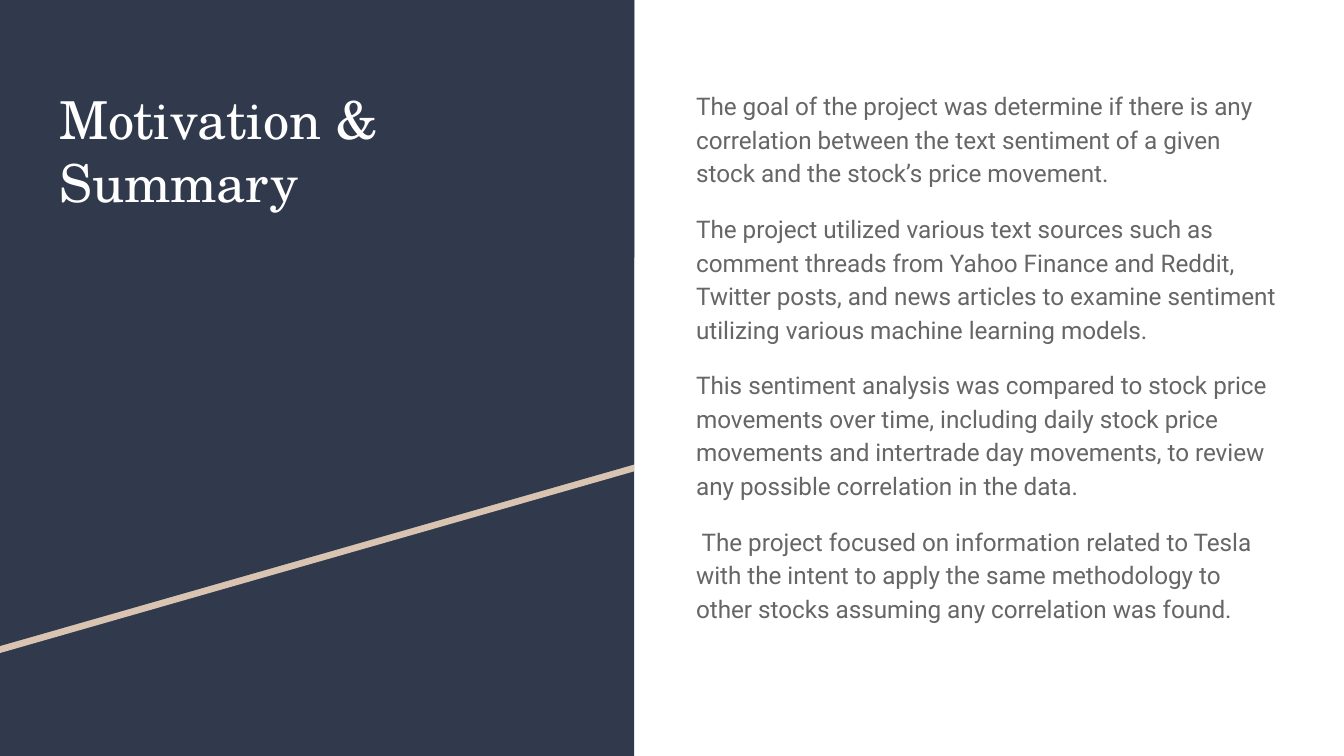
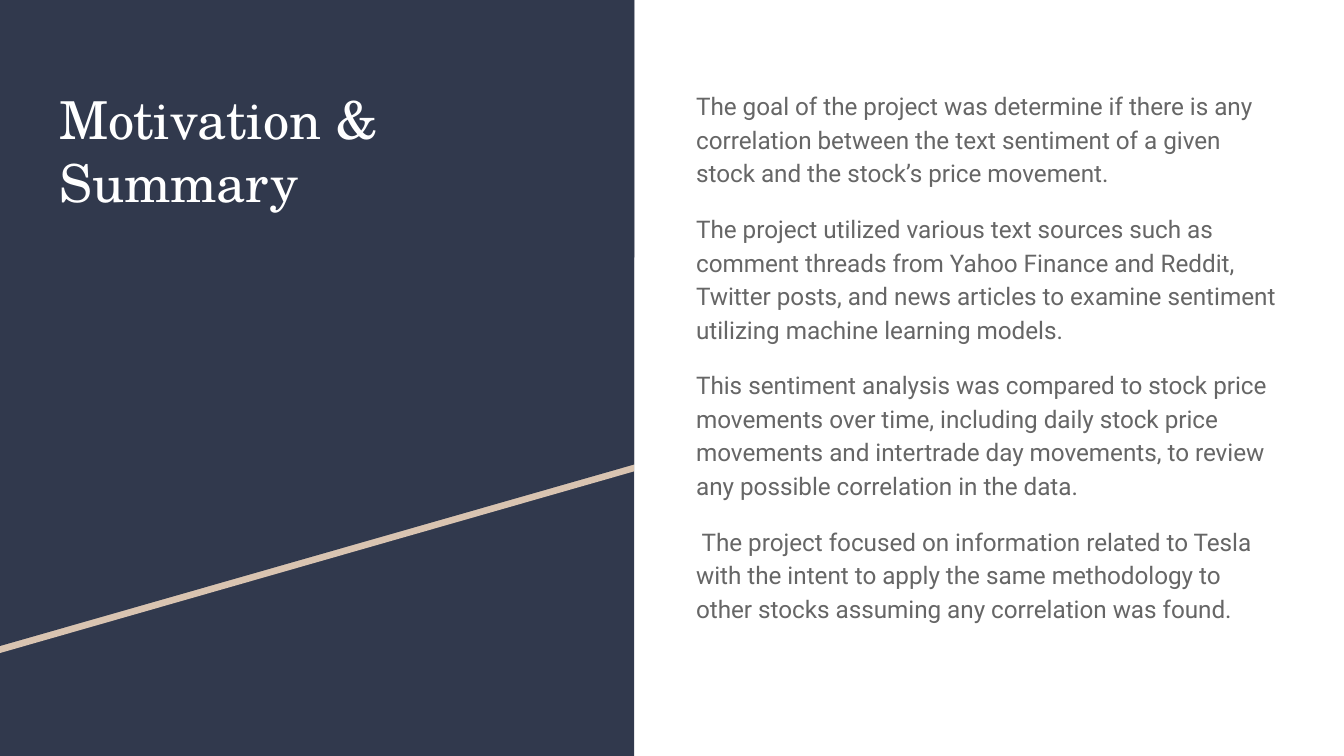
Before and after one commit to coolwonny/SNS-sentiment-and-stock-price-movement, a slide deck: slide 2 of Project_Presentation.pptx. Drawn at 1344x756 pixels with LibreOffice and Linux fonts; fonts in the diff are those of the drawing. Boxes give left, top, right and bottom in pixels: in the first picture for what was removed or moved away, otherwise in the second. Text is boxed around its words. In the diff, an @@ line names an element or a change of style, - is before the commit and + after.

```diff
--- a/Project_Presentation.pptx
+++ b/Project_Presentation.pptx
@@ text at (x1=696, y1=220, x2=1276, y2=344): text changed @@
-The project utilized various text sources such as comment threads from Yahoo Finance and Reddit, Twitter posts, and news articles to examine sentiment utilizing various machine learning models.
+The project utilized various text sources such as comment threads from Yahoo Finance and Reddit, Twitter posts, and news articles to examine sentiment utilizing machine learning models.
```
Also in this commit, not shown: 6 other slides changed, 3 slides added, 3 slides removed.
